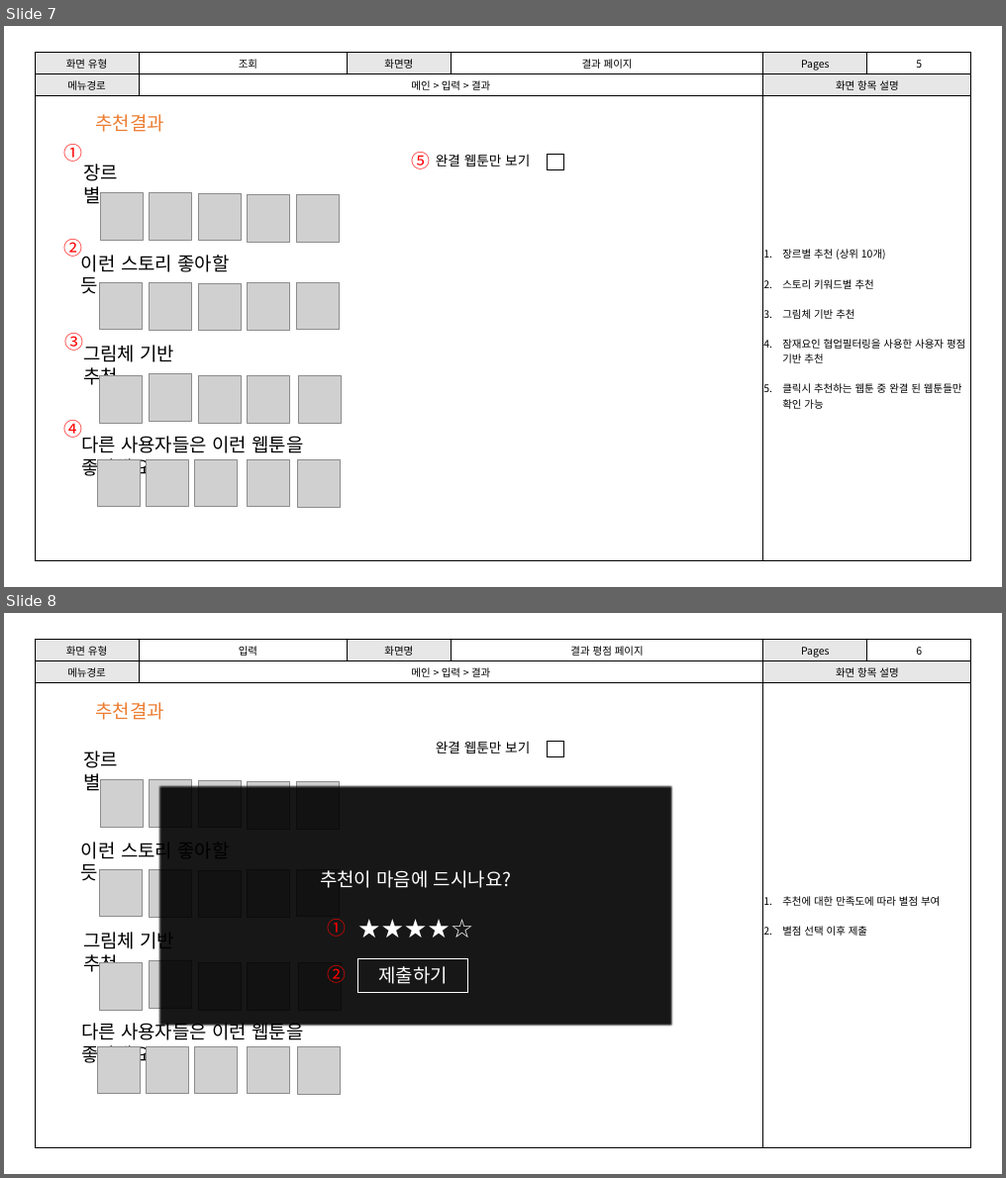
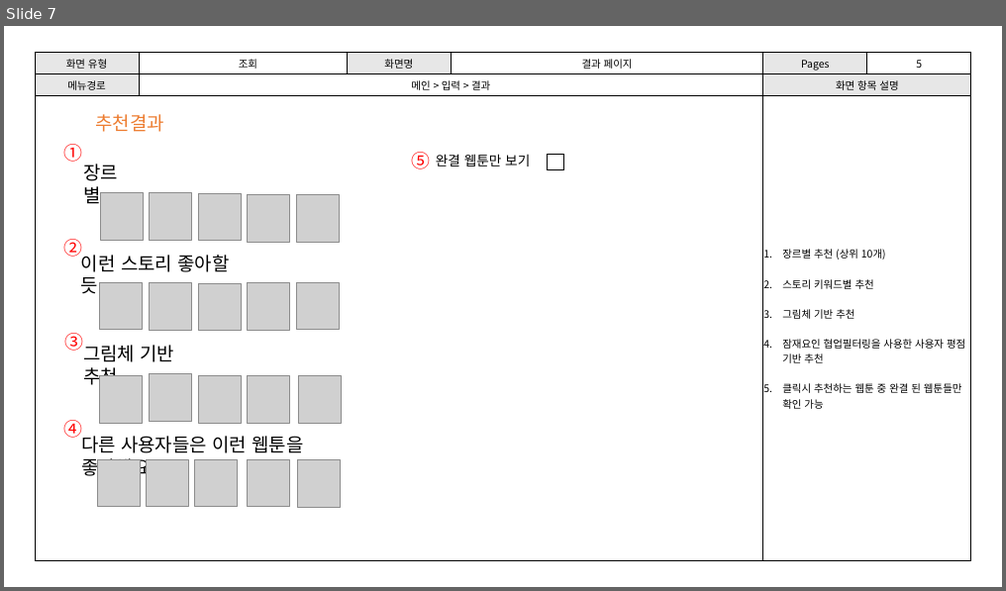
Before and after one commit to J-ungry/jshwebtoon, a slide deck: documents/승환이네만화방_사용자_인터페이스_설계서_v02.pptx. Shown one above the other, each under a label of ours: slides 7 and 8 before the commit, slide 7 after it. The pictures are 1006x1178 and 1006x591 pixels, drawn with LibreOffice and Linux fonts; fonts in the diff are those of the drawing; grey boxes stand for pictures. Boxes give left, top, right and bottom in pixels: in the first picture for what was removed or moved away, otherwise in the second. Text is boxed around its words. In the diff, an @@ line names an element or a change of style, - is before the commit and + after.

```diff
--- a/documents/승환이네만화방_사용자_인터페이스_설계서_v02.pptx
+++ b/documents/승환이네만화방_사용자_인터페이스_설계서_v02.pptx
@@ slide 8 removed at (4, 613, 1002, 1174), background #FFFFFF @@
@@ table removed at (35, 639, 971, 1149), 3 rows, 6 columns @@
-화면 유형 | 입력 | 화면명 | 결과 평점 페이지 | Pages | 6
-메뉴경로 | 메인 > 입력 > 결과 |  |  | 화면 항목 설명 | 
- |  |  |  | 추천에 대한 만족도에 따라 별점 부여 / 별점 선택 이후 제출 | 
@@ text removed at (96, 702, 165, 720) @@
-추천결과
@@ text removed at (83, 751, 118, 791) @@
-장르별
@@ text removed at (436, 741, 530, 754) @@
-완결 웹툰만 보기
@@ rectangle removed at (547, 741, 564, 758) @@
@@ picture removed at (101, 780, 144, 827) @@
@@ picture removed at (150, 780, 192, 827) @@
@@ rectangle removed at (157, 784, 673, 1027) @@
-추천이 마음에 드시나요?
-★★★★☆
@@ picture removed at (199, 780, 242, 827) @@
@@ picture removed at (248, 782, 290, 829) @@
@@ picture removed at (296, 782, 339, 829) @@
@@ text removed at (81, 838, 172, 1066) @@
-이런 스토리 좋아할 듯
@@ picture removed at (99, 869, 142, 916) @@
@@ picture removed at (150, 870, 192, 917) @@
@@ picture removed at (199, 871, 242, 918) @@
@@ picture removed at (248, 870, 290, 917) @@
@@ picture removed at (296, 869, 339, 916) @@
@@ text removed at (83, 929, 175, 976) @@
-그림체 기반 추천
@@ text removed at (327, 919, 346, 937) @@
-①
@@ picture removed at (99, 963, 142, 1010) @@
@@ picture removed at (150, 961, 192, 1008) @@
@@ picture removed at (199, 963, 242, 1010) @@
@@ picture removed at (248, 963, 290, 1010) @@
@@ picture removed at (298, 963, 341, 1010) @@
@@ text removed at (327, 965, 346, 983) @@
-②
@@ rectangle removed at (358, 959, 468, 992) @@
-제출하기
@@ text removed at (81, 1020, 303, 1066) @@
-다른 사용자들은 이런 웹툰을 좋아해요!
@@ picture removed at (98, 1048, 141, 1093) @@
@@ picture removed at (147, 1048, 189, 1093) @@
@@ picture removed at (195, 1048, 238, 1093) @@
@@ picture removed at (248, 1048, 290, 1093) @@
@@ picture removed at (297, 1048, 341, 1093) @@
```
Also in this commit, not shown: 7 slides changed, 23 other files.
